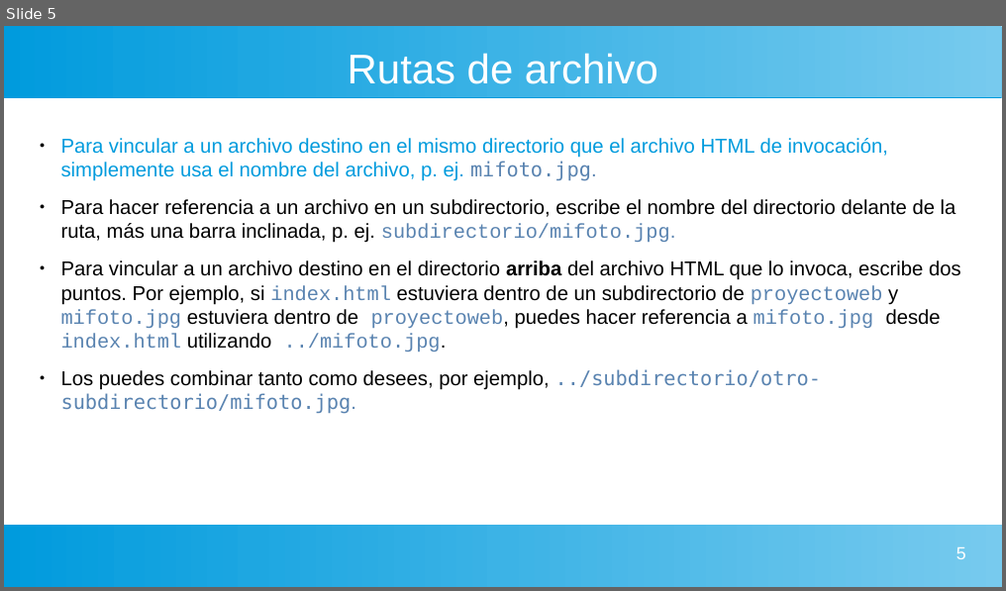
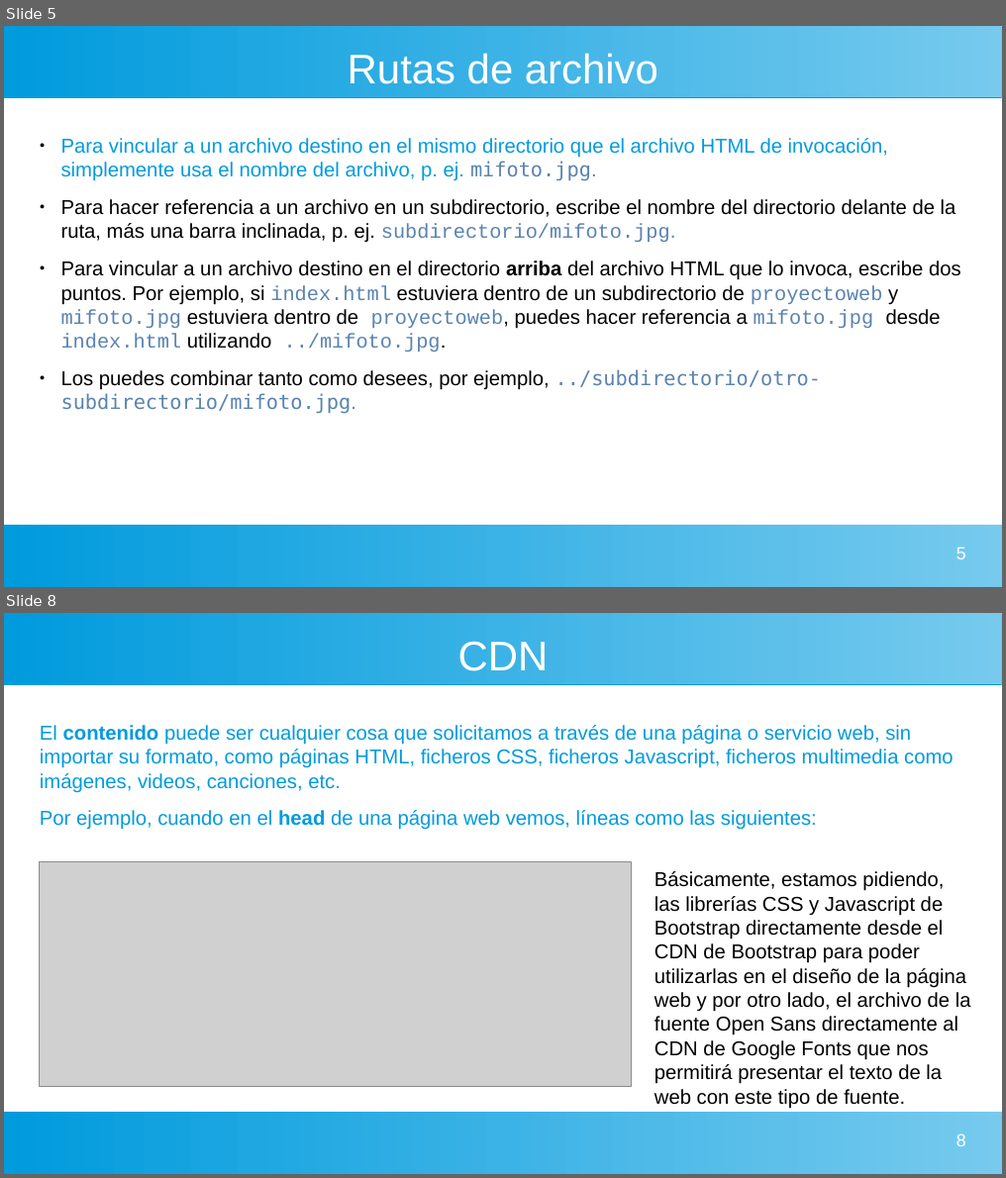
Before and after one commit to gaizkamg/HTML-CSS-Entregable, a slide deck: Presentacion/Directorios.odp. Shown one above the other, each under a label of ours: slide 5 before the commit, slides 5 and 8 after it; the slides between them are not shown. The pictures are 1006x591 and 1006x1178 pixels, drawn with LibreOffice and Linux fonts; fonts in the diff are those of the drawing; grey boxes stand for pictures. Boxes give left, top, right and bottom in pixels: in the first picture for what was removed or moved away, otherwise in the second. Text is boxed around its words. In the diff, an @@ line names an element or a change of style, - is before the commit and + after.

```diff
--- a/Presentacion/Directorios.odp
+++ b/Presentacion/Directorios.odp
@@ slide 8 added at [4, 613, 1002, 1174], background #FFFFFF; not listed: 2 template elements that a slide beside it also shows @@
@@ title added at [458, 642, 548, 671], 33 pt, text #FFFFFF @@
+CDN
@@ text added at [40, 725, 953, 830], 16 pt, text #009BDD @@
+El contenido puede ser cualquier cosa que solicitamos a través de una página o servicio web, sin importar su formato, como páginas HTML, ficheros CSS, ficheros Javascript, ficheros multimedia como imágenes, videos, canciones, etc.
+Por ejemplo, cuando en el head de una página web vemos, líneas como las siguientes:
@@ picture added at [40, 862, 631, 1087] @@
@@ text added at [654, 871, 971, 1109], 16 pt, text #000000 @@
+Básicamente, estamos pidiendo, las librerías CSS y Javascript de Bootstrap directamente desde el CDN de Bootstrap para poder utilizarlas en el diseño de la página web y por otro lado, el archivo de la fuente Open Sans directamente al CDN de Google Fonts que nos permitirá presentar el texto de la web con este tipo de fuente.
@@ page number added at [956, 1134, 966, 1147], 14 pt, text #FFFFFF @@
+8
```
Also in this commit, not shown: 1 slide changed, 5 other slides added.
